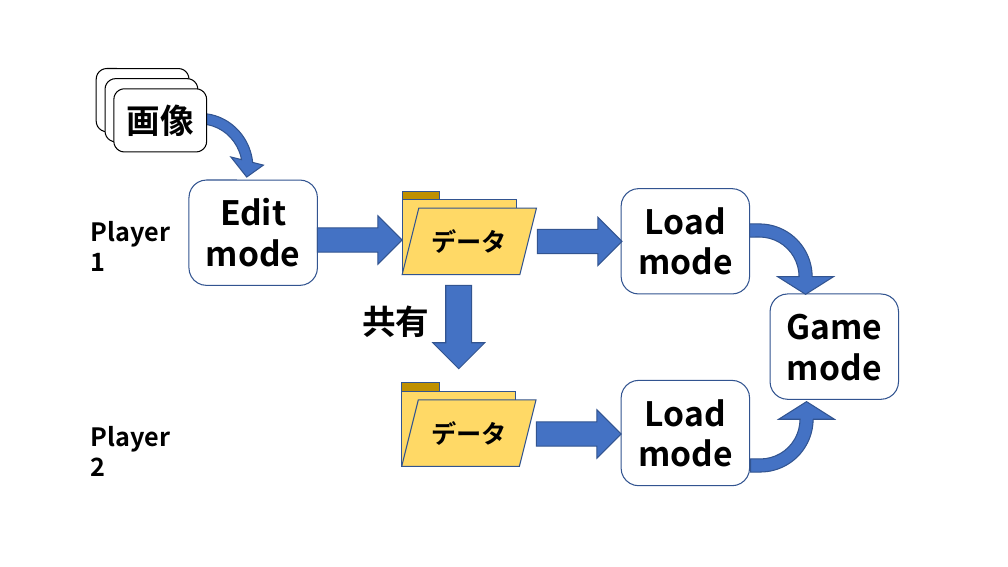
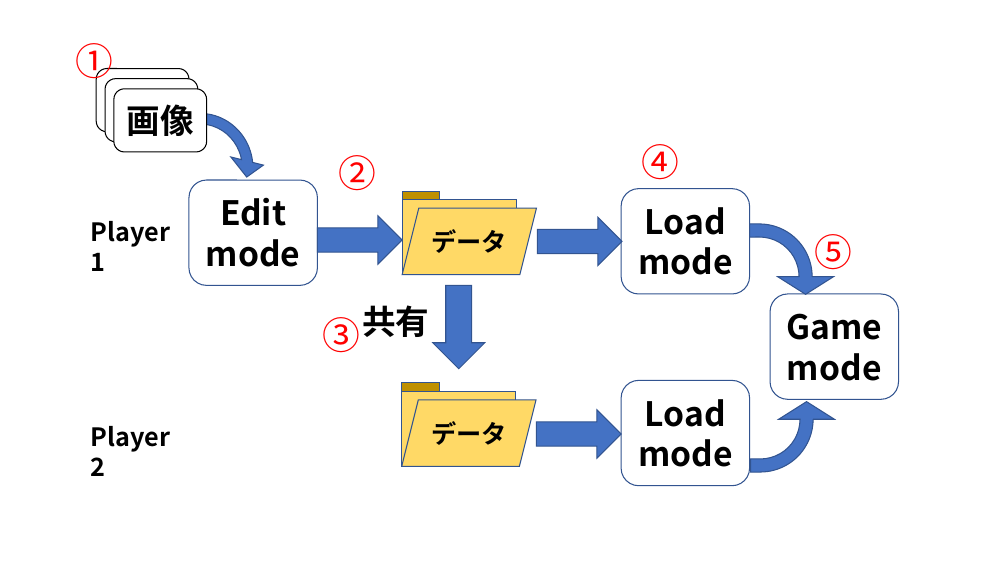
Before and after one commit to holmesYF/BoradGameCreator, a slide deck: slide 13 of 論文/卒研用図.pptx (slide 12 before the commit). Drawn at 1008x567 pixels with LibreOffice and Linux fonts; fonts in the diff are those of the drawing. Boxes give left, top, right and bottom in pixels: in the first picture for what was removed or moved away, otherwise in the second. Text is boxed around its words. In the diff, an @@ line names an element or a change of style, - is before the commit and + after.

```diff
--- a/論文/卒研用図.pptx
+++ b/論文/卒研用図.pptx
@@ text added at <box>75,43,113,86</box>, 36 pt, text #FF0000 @@
+①
@@ text added at <box>642,144,680,180</box>, 36 pt, text #FF0000 @@
+④
@@ text added at <box>338,155,376,191</box>, 36 pt, text #FF0000 @@
+②
@@ text added at <box>815,234,853,277</box>, 36 pt, text #FF0000 @@
+⑤
@@ text added at <box>323,317,361,353</box>, 36 pt, text #FF0000 @@
+③
```
Also in this commit, not shown: 1 other slide changed, 2 slides added, 15 other files.
